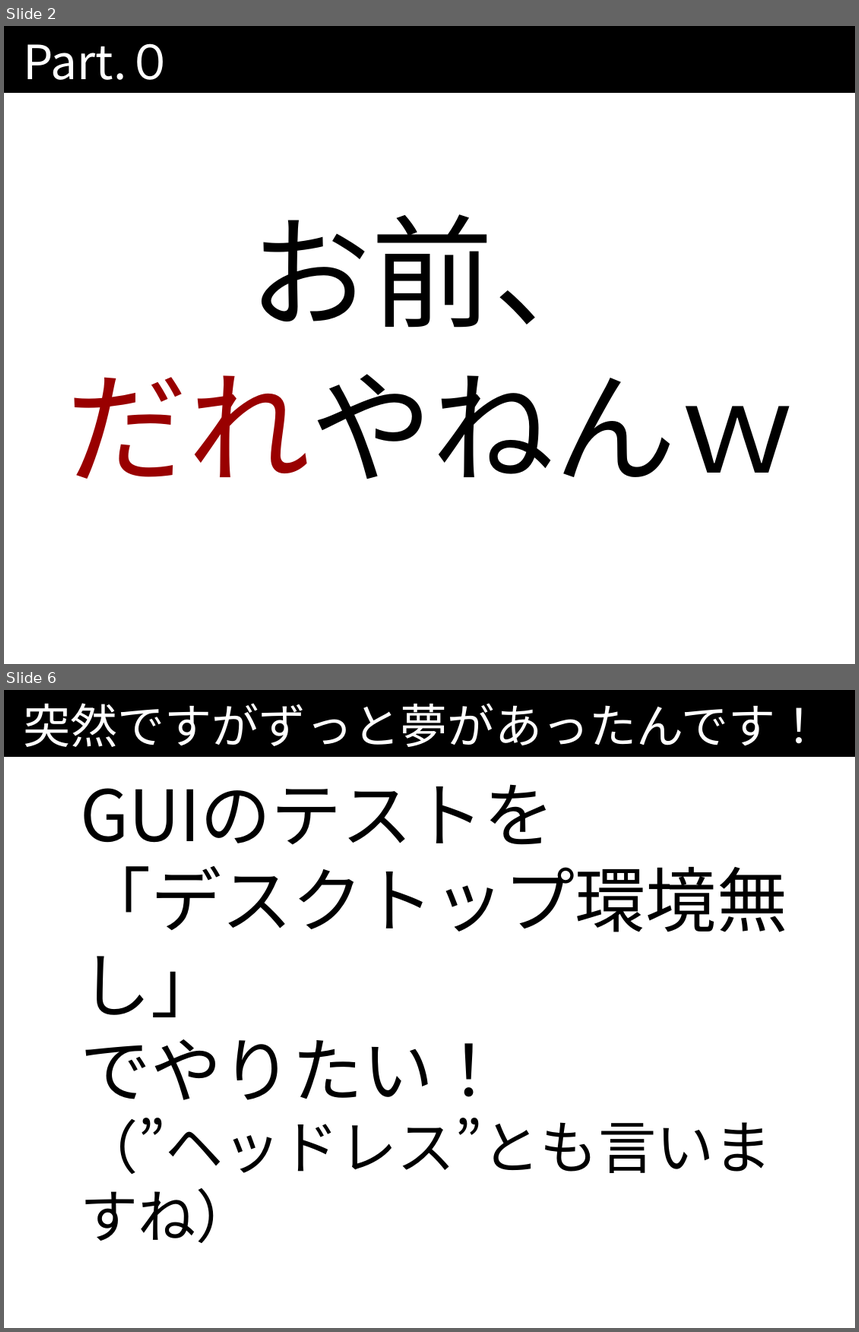
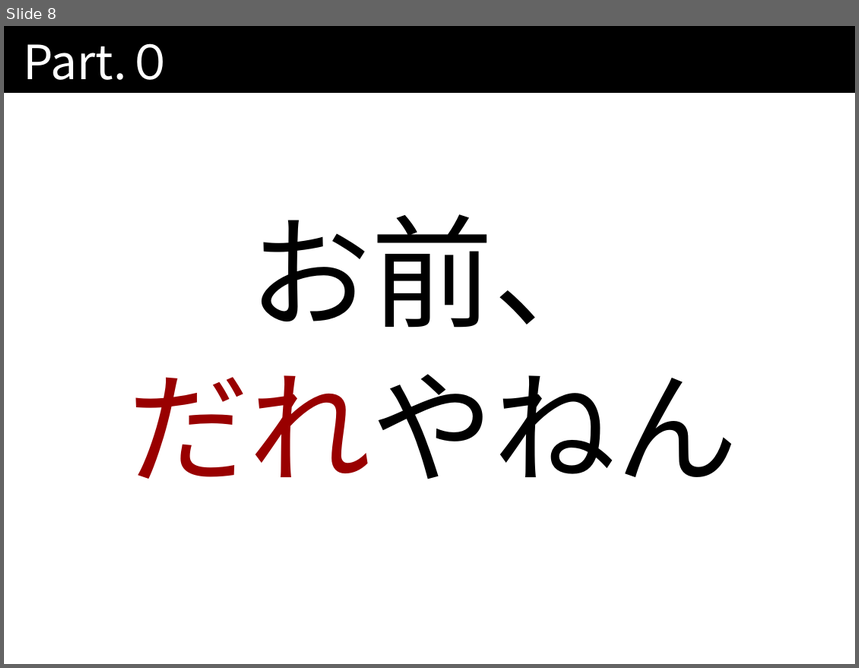
Before and after one commit to kazuhito-m/kazuhito-m.github.io, a slide deck: _drafts/comcamp2016.odp. Shown one above the other, each under a label of ours: slides 2 and 6 before the commit, slide 8 after it; the slides between them are not shown. The pictures are 859x1332 and 859x668 pixels, drawn with LibreOffice and Linux fonts; fonts in the diff are those of the drawing. Boxes give left, top, right and bottom in pixels: in the first picture for what was removed or moved away, otherwise in the second. Text is boxed around its words. In the diff, an @@ line names an element or a change of style, - is before the commit and + after.

Commit message:
作りかけを保存(戻したい時対策)

```diff
--- a/_drafts/comcamp2016.odp
+++ b/_drafts/comcamp2016.odp
@@ slide 6 removed at bbox=[4, 690, 855, 1328], background #FFFFFF; not listed: 1 template element that a slide beside it also shows @@
@@ title removed at bbox=[23, 703, 823, 747] @@
-突然ですがずっと夢があったんです！
@@ text removed at bbox=[80, 784, 788, 1243] @@
-GUIのテストを
-「デスクトップ環境無し」
-でやりたい！
-（”ヘッドレス”とも言いますね）
@@ what was slide 2 is now slide 8 @@
@@ slide 8 changed as well @@
@@ subtitle at bbox=[127, 374, 738, 479]: text changed @@
-だれやねんｗ
+だれやねん
```
Also in this commit, not shown: 2 other slides changed, 14 slides added, 2 other slides removed.
